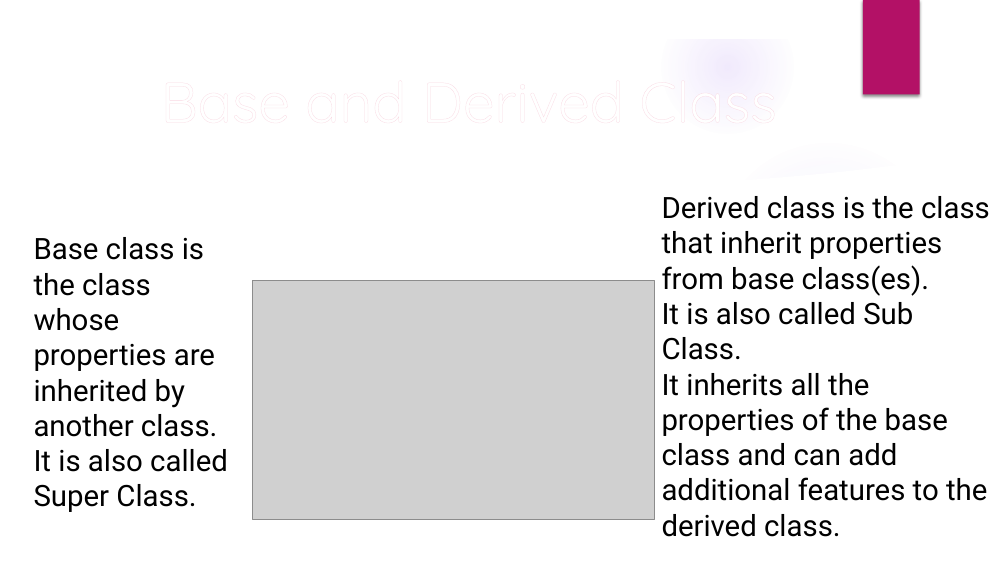
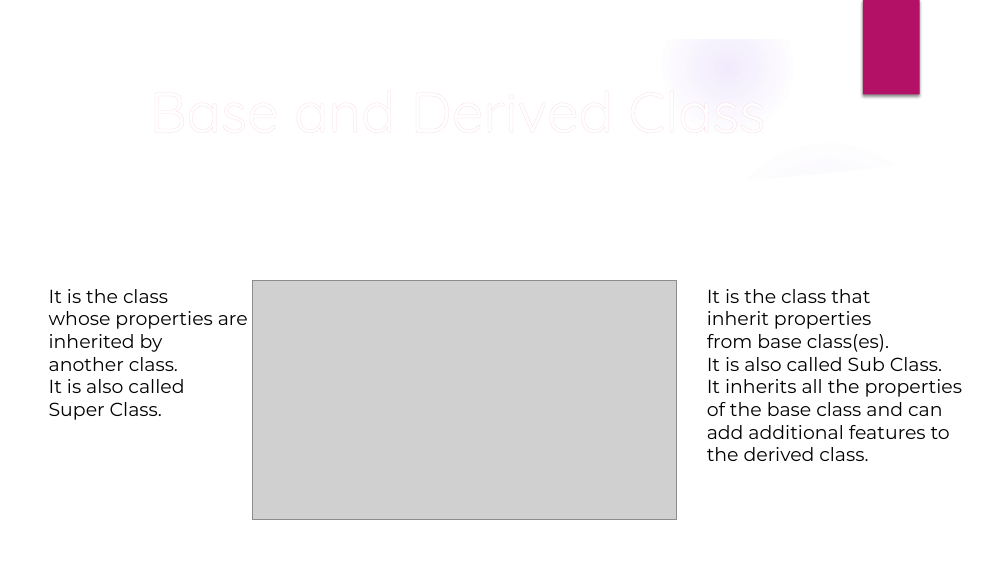
Before and after one commit to AshishVerma2711/Team, a slide deck: slide 3 of Inheritance.pptx (slide 4 before the commit). Drawn at 1008x567 pixels with LibreOffice and Linux fonts; fonts in the diff are those of the drawing; grey boxes stand for pictures; background and template pictures are left out. Boxes give left, top, right and bottom in pixels: in the first picture for what was removed or moved away, otherwise in the second. Text is boxed around its words. In the diff, an @@ line names an element or a change of style, - is before the commit and + after.

```diff
--- a/Inheritance.pptx
+++ b/Inheritance.pptx
@@ title "Base and Derived Class": place and size @@
-title "Base and Derived Class" at <box>107,70,831,129</box>
+title "Base and Derived Class" at <box>95,80,820,138</box>
@@ text "It is the class": place and size @@
-text "It is the class" at <box>34,237,228,512</box>
+text "It is the class" at <box>49,289,248,420</box>
@@ text at <box>49,289,168,303</box>: text changed; size 28 to 18 pt; font Roboto to Montserrat @@
-Base class is the class
+It is the class
@@ picture: place and size @@
-picture at <box>253,281,654,520</box>
+picture at <box>253,281,676,520</box>
@@ text "It is the class that": place and size @@
-text "It is the class that" at <box>662,196,990,537</box>
+text "It is the class that" at <box>707,289,962,461</box>
@@ text at <box>707,289,871,329</box>: text changed; size 28 to 18 pt; font Roboto to Montserrat @@
-Derived class is the class that inherit properties
+It is the class that
+inherit properties
@@ text at <box>49,311,248,420</box>: size 28 to 18 pt, font Roboto to Montserrat in "whose properties are inherited by", "another class.", "It is also called", "Super Class." @@
@@ text at <box>707,334,962,461</box>: size 28 to 18 pt, font Roboto to Montserrat in "from base class(es).", "It is also called Sub Class.", "It inherits all the properties of the ..." @@
```
Also in this commit, not shown: 1 other slide changed, 4 slides added, 5 slides removed.
